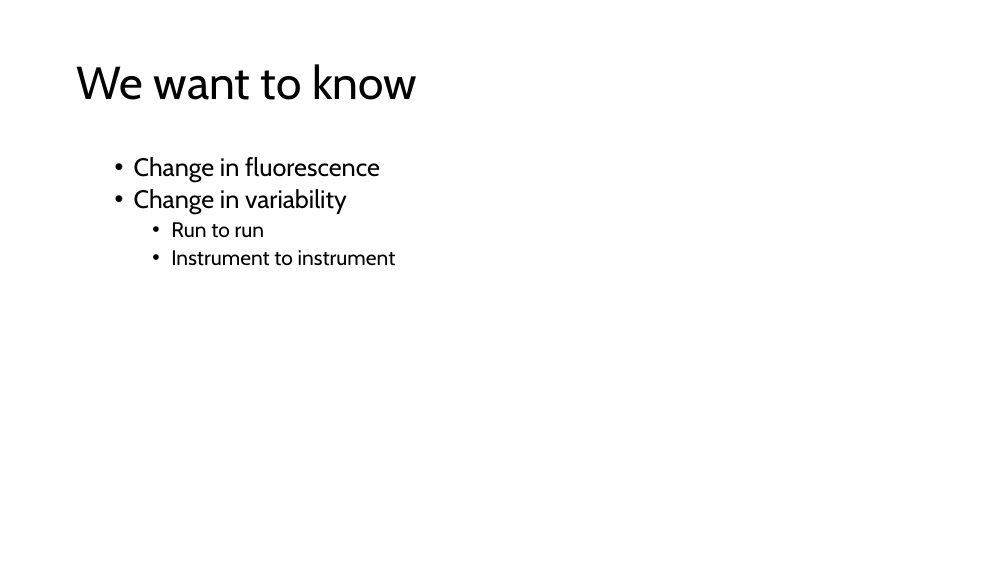
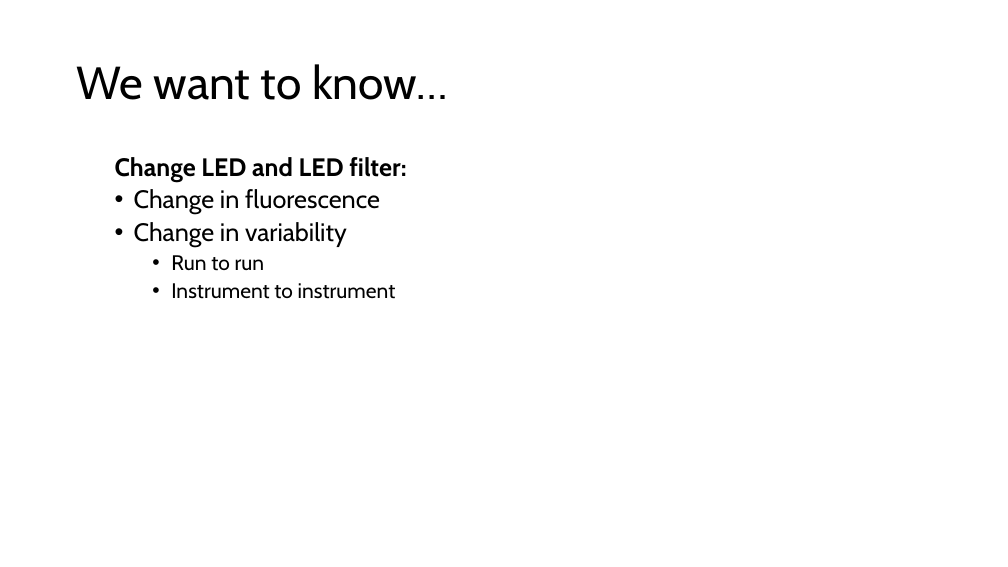
Before and after one commit to joshlwhitehead/work, a slide deck: slide 1 of analysis/fluorimeter/led filter present.pptx. Drawn at 1008x567 pixels with LibreOffice and Linux fonts; fonts in the diff are those of the drawing. Boxes give left, top, right and bottom in pixels: in the first picture for what was removed or moved away, otherwise in the second. Text is boxed around its words. In the diff, an @@ line names an element or a change of style, - is before the commit and + after.

```diff
--- a/analysis/fluorimeter/led filter present.pptx
+++ b/analysis/fluorimeter/led filter present.pptx
@@ title at bbox=[77, 64, 448, 100]: text changed @@
-We want to know
+We want to know…
@@ text at bbox=[115, 157, 406, 182]: paragraph added @@
+  Change LED and LED filter:
```
Also in this commit, not shown: 1 slide added.
